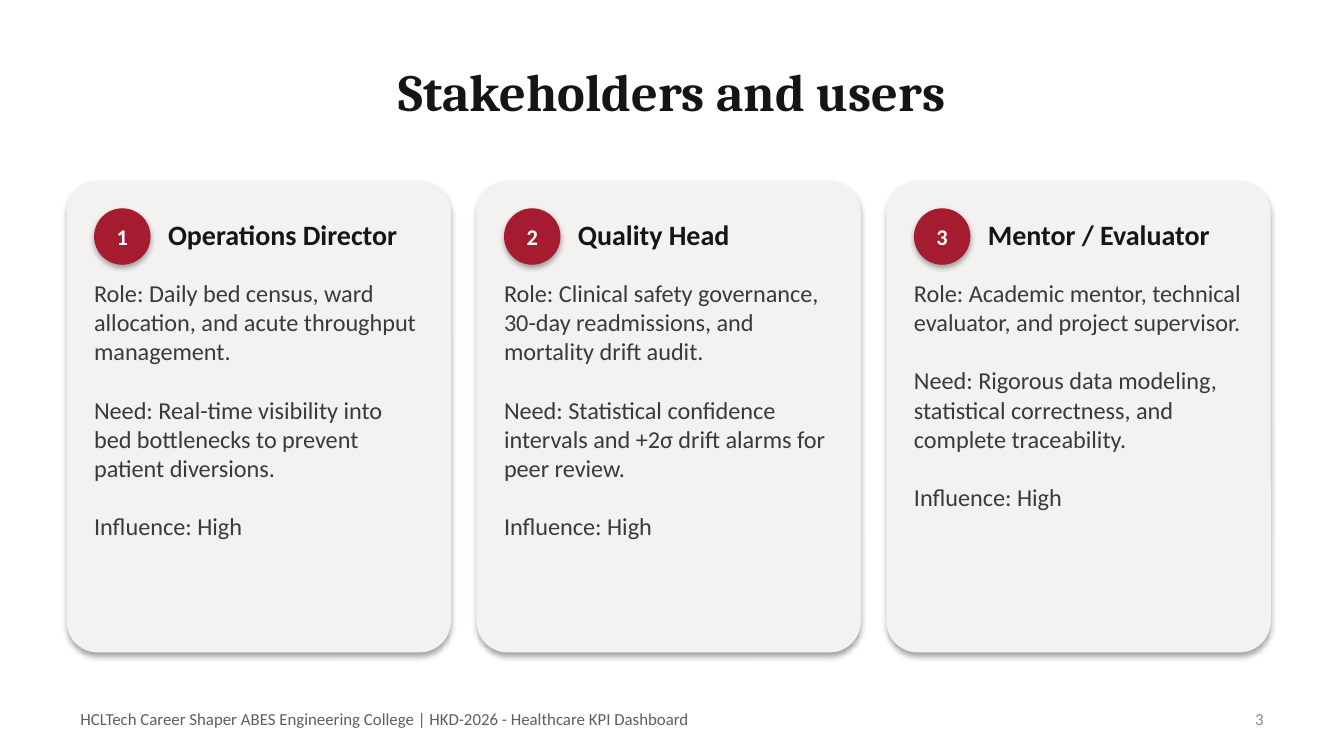
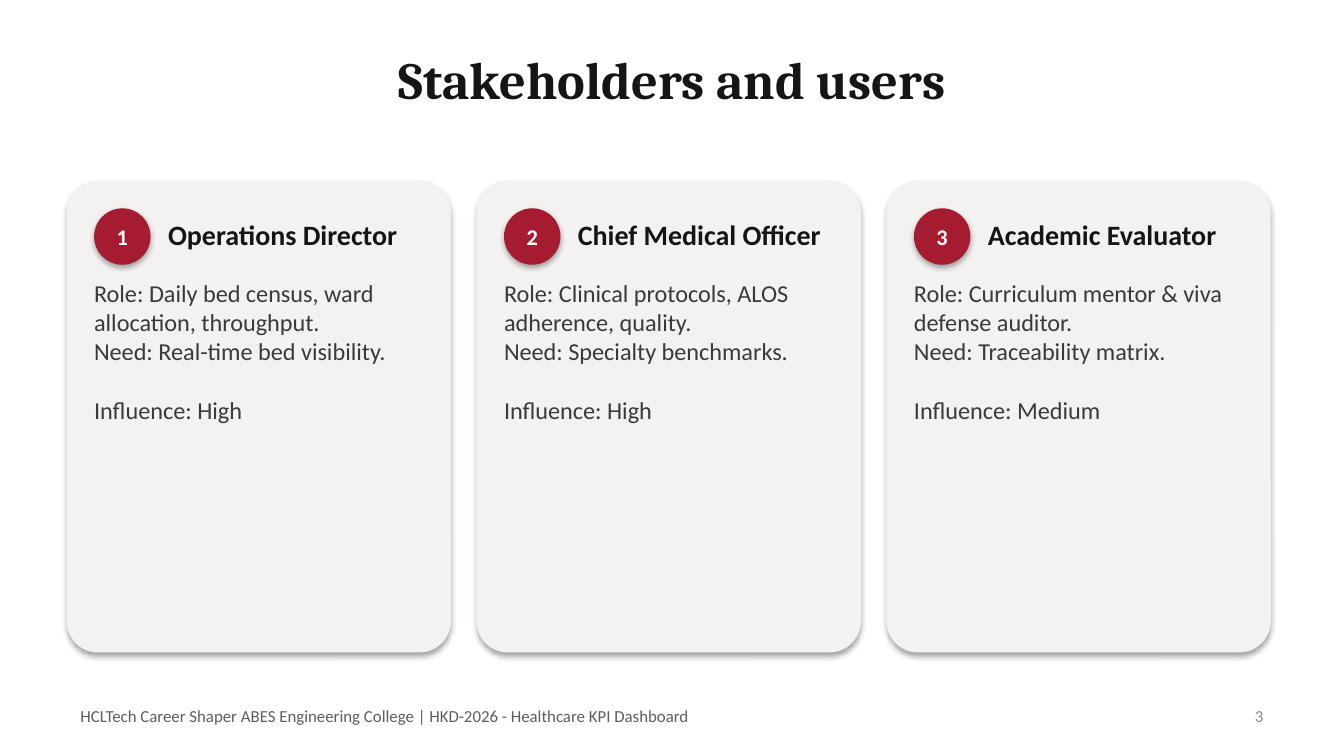
Before and after one commit to ayushpal1506/HclTraining, a slide deck: slide 3 of docs/HKD-2026_Presentation.pptx. Drawn at 1344x756 pixels with LibreOffice and Linux fonts; fonts in the diff are those of the drawing. Boxes give left, top, right and bottom in pixels: in the first picture for what was removed or moved away, otherwise in the second. Text is boxed around its words. In the diff, an @@ line names an element or a change of style, - is before the commit and + after.

Commit message:
fix(presentation): full-bleed slide shapes and complete high-resolution visual text rendering

```diff
--- a/docs/HKD-2026_Presentation.pptx
+++ b/docs/HKD-2026_Presentation.pptx
@@ rectangle added at [0, 0, 1344, 755], fill #FFFFFF @@
@@ vertical alignment middle to top in 3 elements at [80, 710, 688, 725], [1255, 711, 1264, 722], [399, 62, 946, 100] @@
@@ text at [578, 225, 821, 246]: text changed @@
-Quality Head
+Chief Medical Officer
@@ text at [988, 225, 1216, 246]: text changed @@
-Mentor / Evaluator
+Academic Evaluator
@@ text at [94, 285, 385, 364]: text changed @@
-Role: Daily bed census, ward allocation, and acute throughput management.
-Need: Real-time visibility into bed bottlenecks to prevent patient diversions.
+Role: Daily bed census, ward allocation, throughput.
+Need: Real-time bed visibility.
@@ text at [504, 285, 788, 364]: text changed @@
-Role: Clinical safety governance, 30-day readmissions, and mortality drift audit.
-Need: Statistical confidence intervals and +2σ drift alarms for peer review.
+Role: Clinical protocols, ALOS adherence, quality.
+Need: Specialty benchmarks.
@@ text at [914, 285, 1222, 419]: text changed @@
-Role: Academic mentor, technical evaluator, and project supervisor.
-Need: Rigorous data modeling, statistical correctness, and complete traceability.
-Influence: High
+Role: Curriculum mentor & viva defense auditor.
+Need: Traceability matrix.
+Influence: Medium
```
Also in this commit, not shown: 10 other slides changed, 15 other files.
